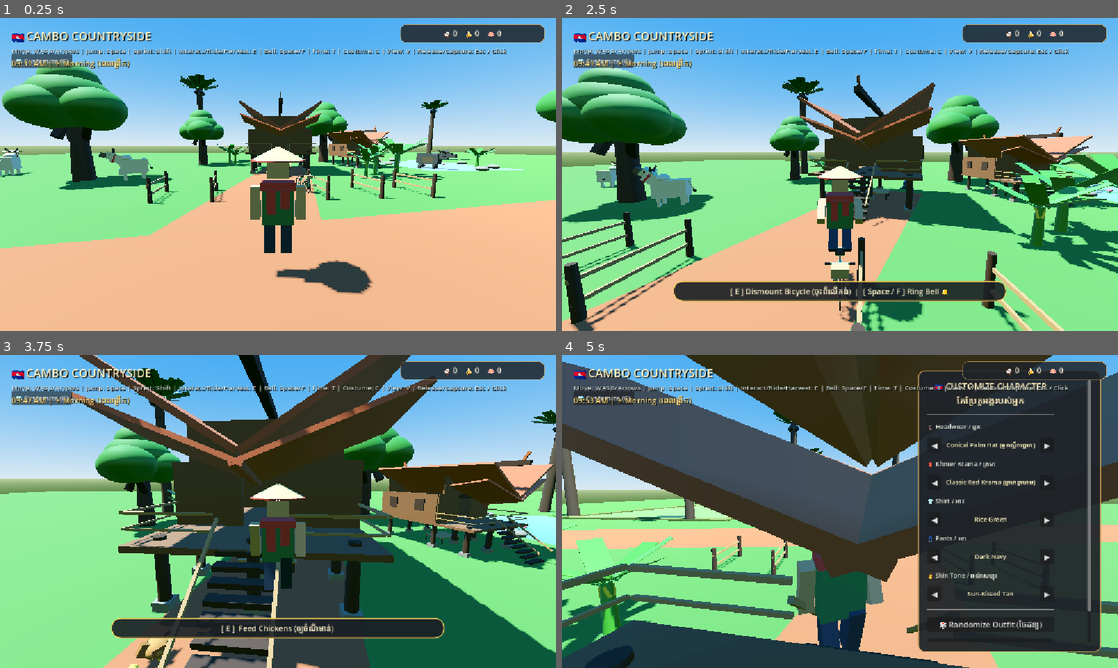
Above: before the commit, frames 1-4 (two rows, left to right).
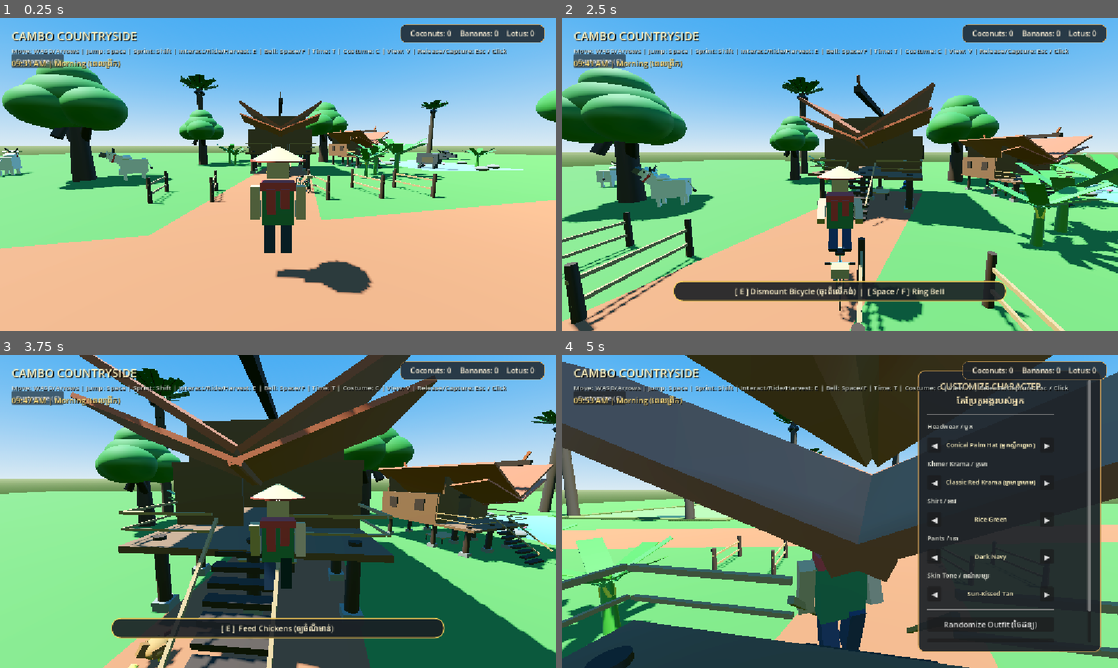
Above: after the commit, the same moments.

Repository: sreylinpo4-oss/cambo-countryside
Game: Godot game, scene res://Main.tscn
The game is run twice, just before and just after one commit, with the same random seed, the same clock (stepped at 60 frames per second) and the same inputs.
Inputs (mouse positions are in pixels of both pictures, inside the frame that each line leads up to):
- Up to frame 1 (0.25 s): no input
- Up to frame 2 (2.5 s): tap Enter (ui_accept) at 0.5, 0.77, 1.07, 1.52, 1.55, 1.82 s; move the mouse to (867, 174) at 0.52 s; hold Up (ui_up) from 0.53 s (still down); tap E at 0.6, 2.3 s; click (867, 174) at 0.67 s; tap F at 0.8, 1.35 s; move the mouse to (812, 174) at 1.27 s; move the mouse to (851, 168) at 2.02 s; hold Enter (ui_accept) from 2.03 s (still down)
- Up to frame 3 (3.75 s): keep holding Up (ui_up); move the mouse to (272, 517) at 2.77 s; release Enter (ui_accept) at 2.78 s; tap E at 2.85 s; click (272, 517) at 2.92 s; tap Enter (ui_accept) at 3.02, 3.32 s; tap F at 3.05, 3.6 s; move the mouse to (316, 514) at 3.52 s; hold Enter (ui_accept) from 3.53 s (still down)
- Up to frame 4 (5 s): keep holding Up (ui_up); move the mouse to (795, 508) at 4.27 s; release Enter (ui_accept) at 4.28 s; tap C at 4.35 s; tap Enter (ui_accept) at 4.52, 4.82 s; tap E at 4.55 s

The runs differ from the first frame. In frame 1, 1.3% of the frame differs, in the area x 2-97%, y 3-17%; in frame 2, 1.8%; in frame 3, 1.2%; in frame 4, 2.2%, in the area x 2-97%, y 3-88%.
Error in both runs: Stack overflow. Check for infinite recursion in your script. (res://scripts/bicycle.gd:64)

Commit message:
Remove all emojis from HUD, customization menu, inventory, and entity labels

Diff:
--- a/Main.tscn
+++ b/Main.tscn
@@ -486,7 +486,7 @@
 theme_override_colors/font_shadow_color = Color(0, 0, 0, 0.75)
 theme_override_constants/shadow_offset_x = 2
 theme_override_constants/shadow_offset_y = 2
-text = "🇰🇭 CAMBO COUNTRYSIDE"
+text = "CAMBO COUNTRYSIDE"
 
 [node name="HintLabel" type="Label" parent="HUD/Margin/VBox" unique_id=385271051]
 layout_mode = 2
--- a/player.gd
+++ b/player.gd
@@ -437,7 +437,7 @@
 	# 1. Quick HUD Button to open customization anytime
 	var hud_btn := Button.new()
 	hud_btn.name = "QuickCustomizeButton"
-	hud_btn.text = " 👕 Customize (C) "
+	hud_btn.text = " Customize (C) "
 	hud_btn.position = Vector2(24, 75)
 	hud_btn.add_theme_font_size_override("font_size", 14)
 	hud_btn.pressed.connect(toggle_customization)
@@ -477,7 +477,7 @@
 
 	# Header Title
 	var title := Label.new()
-	title.text = "🇰🇭 CUSTOMIZE CHARACTER\nកែប្រែតួអង្គរបស់អ្នក"
+	title.text = "CUSTOMIZE CHARACTER\nកែប្រែតួអង្គរបស់អ្នក"
 	title.horizontal_alignment = HORIZONTAL_ALIGNMENT_CENTER
 	title.add_theme_font_size_override("font_size", 18)
 	title.add_theme_color_override("font_color", Color(1.0, 0.92, 0.72))
@@ -487,23 +487,23 @@
 	vbox.add_child(sep)
 
 	# Selector Rows
-	lbl_hat = add_option_row(vbox, "🎩 Headwear / មួក",
+	lbl_hat = add_option_row(vbox, "Headwear / មួក",
 		func(): cycle_option("hat", -1, HATS.size()),
 		func(): cycle_option("hat", 1, HATS.size()))
 
-	lbl_krama = add_option_row(vbox, "🧣 Khmer Krama / ក្រមា",
+	lbl_krama = add_option_row(vbox, "Khmer Krama / ក្រមា",
 		func(): cycle_option("krama", -1, KRAMAS.size()),
 		func(): cycle_option("krama", 1, KRAMAS.size()))
 
-	lbl_shirt = add_option_row(vbox, "👕 Shirt / អាវ",
+	lbl_shirt = add_option_row(vbox, "Shirt / អាវ",
 		func(): cycle_option("shirt", -1, SHIRT_COLORS.size()),
 		func(): cycle_option("shirt", 1, SHIRT_COLORS.size()))
 
-	lbl_pants = add_option_row(vbox, "👖 Pants / ខោ",
+	lbl_pants = add_option_row(vbox, "Pants / ខោ",
 		func(): cycle_option("pants", -1, PANTS_COLORS.size()),
 		func(): cycle_option("pants", 1, PANTS_COLORS.size()))
 
-	lbl_skin = add_option_row(vbox, "🧑 Skin Tone / ពណ៌សម្បុរ",
+	lbl_skin = add_option_row(vbox, "Skin Tone / ពណ៌សម្បុរ",
 		func(): cycle_option("skin", -1, SKIN_COLORS.size()),
 		func(): cycle_option("skin", 1, SKIN_COLORS.size()))
 
@@ -512,12 +512,12 @@
 
 	# Action Buttons (Randomize & Save)
 	var btn_rand := Button.new()
-	btn_rand.text = "🎲 Randomize Outfit (ចៃដន្យ)"
+	btn_rand.text = "Randomize Outfit (ចៃដន្យ)"
 	btn_rand.pressed.connect(randomize_costume)
 	vbox.add_child(btn_rand)
 
 	var btn_save := Button.new()
-	btn_save.text = "✔ Save & Resume (រក្សាទុក)"
+	btn_save.text = "Save & Resume (រក្សាទុក)"
 	btn_save.add_theme_font_size_override("font_size", 16)
 	btn_save.pressed.connect(func(): toggle_customization())
 	vbox.add_child(btn_save)
@@ -607,7 +607,7 @@
 	if current_vehicle != null:
 		if interaction_label and interaction_panel:
 			if current_vehicle is CountrysideBicycle:
-				interaction_label.text = "[ E ] Dismount Bicycle (ចុះពីលើកង់)  |  [ Space / F ] Ring Bell 🔔"
+				interaction_label.text = "[ E ] Dismount Bicycle (ចុះពីលើកង់)  |  [ Space / F ] Ring Bell"
 			elif current_vehicle is CambodianWaterBuffalo:
 				interaction_label.text = "[ E ] Dismount Buffalo (ចុះពីលើក្របី)"
 			elif current_vehicle is CountrysideHammock:
@@ -898,21 +898,21 @@
 
 	lbl_coconuts = Label.new()
 	lbl_coconuts.mouse_filter = Control.MOUSE_FILTER_IGNORE
-	lbl_coconuts.text = "🥥 0"
+	lbl_coconuts.text = "Coconuts: 0"
 	lbl_coconuts.add_theme_font_size_override("font_size", 15)
 	lbl_coconuts.add_theme_color_override("font_color", Color(1.0, 0.95, 0.85))
 	hbox.add_child(lbl_coconuts)
 
 	lbl_bananas = Label.new()
 	lbl_bananas.mouse_filter = Control.MOUSE_FILTER_IGNORE
-	lbl_bananas.text = "🍌 0"
+	lbl_bananas.text = "Bananas: 0"
 	lbl_bananas.add_theme_font_size_override("font_size", 15)
 	lbl_bananas.add_theme_color_override("font_color", Color(1.0, 0.95, 0.85))
 	hbox.add_child(lbl_bananas)
 
 	lbl_lotus = Label.new()
 	lbl_lotus.mouse_filter = Control.MOUSE_FILTER_IGNORE
-	lbl_lotus.text = "🪷 0"
+	lbl_lotus.text = "Lotus: 0"
 	lbl_lotus.add_theme_font_size_override("font_size", 15)
 	lbl_lotus.add_theme_color_override("font_color", Color(1.0, 0.95, 0.85))
 	hbox.add_child(lbl_lotus)
@@ -928,11 +928,11 @@
 
 func update_inventory_ui() -> void:
 	if lbl_coconuts:
-		lbl_coconuts.text = "🥥 " + str(inventory["coconut"])
+		lbl_coconuts.text = "Coconuts: " + str(inventory["coconut"])
 	if lbl_bananas:
-		lbl_bananas.text = "🍌 " + str(inventory["banana"])
+		lbl_bananas.text = "Bananas: " + str(inventory["banana"])
 	if lbl_lotus:
-		lbl_lotus.text = "🪷 " + str(inventory["lotus"])
+		lbl_lotus.text = "Lotus: " + str(inventory["lotus"])
 
 
 # -------------------------------------------------------------
--- a/scripts/bicycle.gd
+++ b/scripts/bicycle.gd
@@ -83,7 +83,7 @@
 	AudioSynth.play("bell", -1.0, randf_range(0.98, 1.02))
 	# Floating bell label
 	var label = Label3D.new()
-	label.text = "🔔 Ring-Ring!"
+	label.text = "Ring-Ring!"
 	label.font_size = 32
 	label.billboard = BaseMaterial3D.BILLBOARD_ENABLED
 	label.position = Vector3(0, 1.4, 0.4)
--- a/scripts/chicken.gd
+++ b/scripts/chicken.gd
@@ -43,7 +43,7 @@
 
 	# Spawn feeding label
 	var label = Label3D.new()
-	label.text = "🌾 +Feeding Rice!"
+	label.text = "+Feeding Rice!"
 	label.font_size = 32
 	label.billboard = BaseMaterial3D.BILLBOARD_ENABLED
 	label.position = Vector3(0, 0.8, 0)
--- a/scripts/cow.gd
+++ b/scripts/cow.gd
@@ -167,7 +167,7 @@
 
 func _spawn_heart_effect() -> void:
 	var label = Label3D.new()
-	label.text = "❤️ គោខ្មែរ"
+	label.text = "គោខ្មែរ"
 	label.font_size = 36
 	label.billboard = BaseMaterial3D.BILLBOARD_ENABLED
 	label.position = Vector3(0, 2.3, 0)
--- a/scripts/day_night_cycle.gd
+++ b/scripts/day_night_cycle.gd
@@ -61,17 +61,17 @@
 
 	var phase_name = ""
 	if time_of_day >= 5.0 and time_of_day < 7.5:
-		phase_name = "🌅 Sunrise (ព្រឹកព្រហាម)"
+		phase_name = "Sunrise (ព្រឹកព្រហាម)"
 	elif time_of_day >= 7.5 and time_of_day < 11.5:
-		phase_name = "☀️ Morning (ពេលព្រឹក)"
+		phase_name = "Morning (ពេលព្រឹក)"
 	elif time_of_day >= 11.5 and time_of_day < 14.5:
-		phase_name = "🌞 Midday (ថ្ងៃត្រង់)"
+		phase_name = "Midday (ថ្ងៃត្រង់)"
 	elif time_of_day >= 14.5 and time_of_day < 17.5:
-		phase_name = "🌾 Afternoon (រសៀល)"
+		phase_name = "Afternoon (រសៀល)"
 	elif time_of_day >= 17.5 and time_of_day < 19.5:
-		phase_name = "🌇 Golden Dusk (សន្ធ្យា)"
+		phase_name = "Golden Dusk (សន្ធ្យា)"
 	else:
-		phase_name = "🌙 Starry Night (ពេលយប់)"
+		phase_name = "Starry Night (ពេលយប់)"
 
 	return "%02d:%02d %s | %s" % [display_h, mins, period, phase_name]
 
--- a/scripts/harvestable.gd
+++ b/scripts/harvestable.gd
@@ -21,11 +21,11 @@
 
 	match item_type:
 		ItemType.COCONUT:
-			interact_prompt = "Pick Coconut (បេះផ្លែដូង 🥥)"
+			interact_prompt = "Pick Coconut (បេះផ្លែដូង)"
 		ItemType.BANANA:
-			interact_prompt = "Harvest Bananas (បេះចេក 🍌)"
+			interact_prompt = "Harvest Bananas (បេះចេក)"
 		ItemType.LOTUS:
-			interact_prompt = "Pick Sacred Lotus (បេះផ្កាឈូក 🪷)"
+			interact_prompt = "Pick Sacred Lotus (បេះផ្កាឈូក)"
 
 
 func interact(player: Node) -> void:
@@ -40,27 +40,23 @@
 	AudioSynth.play("pickup", -2.0)
 
 	var item_name = ""
-	var icon = ""
 	match item_type:
 		ItemType.COCONUT:
 			item_name = "Fresh Coconut"
-			icon = "🥥"
 			if player.has_method("add_inventory"):
 				player.add_inventory("coconut", 1)
 		ItemType.BANANA:
 			item_name = "Sweet Bananas"
-			icon = "🍌"
 			if player.has_method("add_inventory"):
 				player.add_inventory("banana", 1)
 		ItemType.LOTUS:
 			item_name = "Sacred Lotus"
-			icon = "🪷"
 			if player.has_method("add_inventory"):
 				player.add_inventory("lotus", 1)
 
 	# Floating notification label
 	var label = Label3D.new()
-	label.text = "+1 " + icon + " " + item_name
+	label.text = "+1 " + item_name
 	label.font_size = 36
 	label.billboard = BaseMaterial3D.BILLBOARD_ENABLED
 	label.position = global_position + Vector3(0, 0.8, 0)
